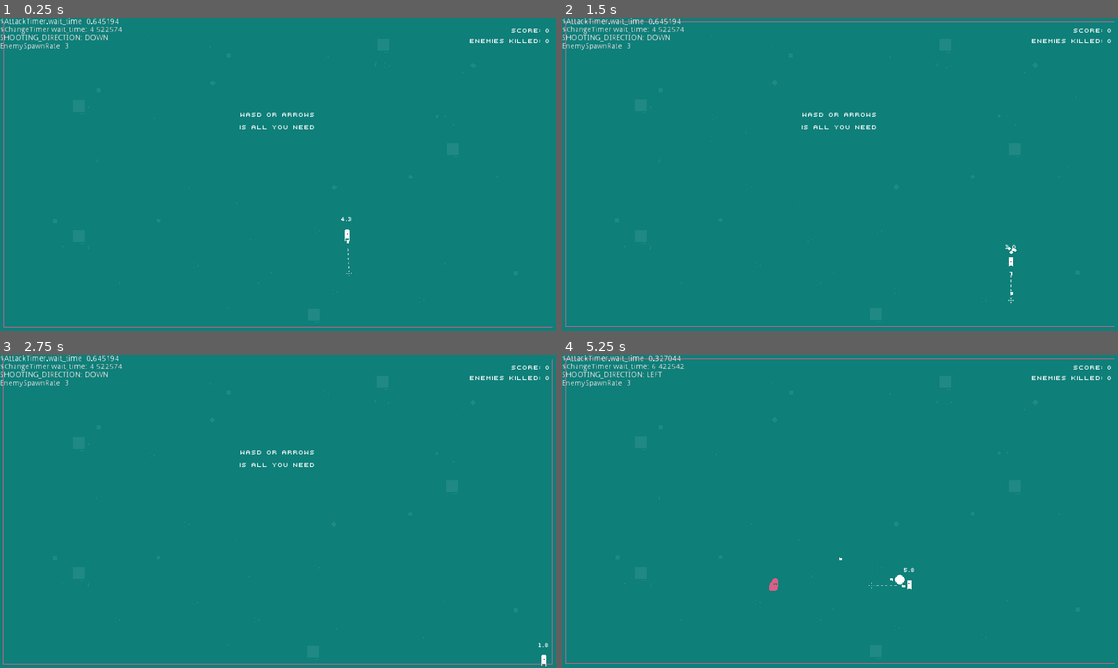
Above: before the commit, frames 1-4 (two rows, left to right).
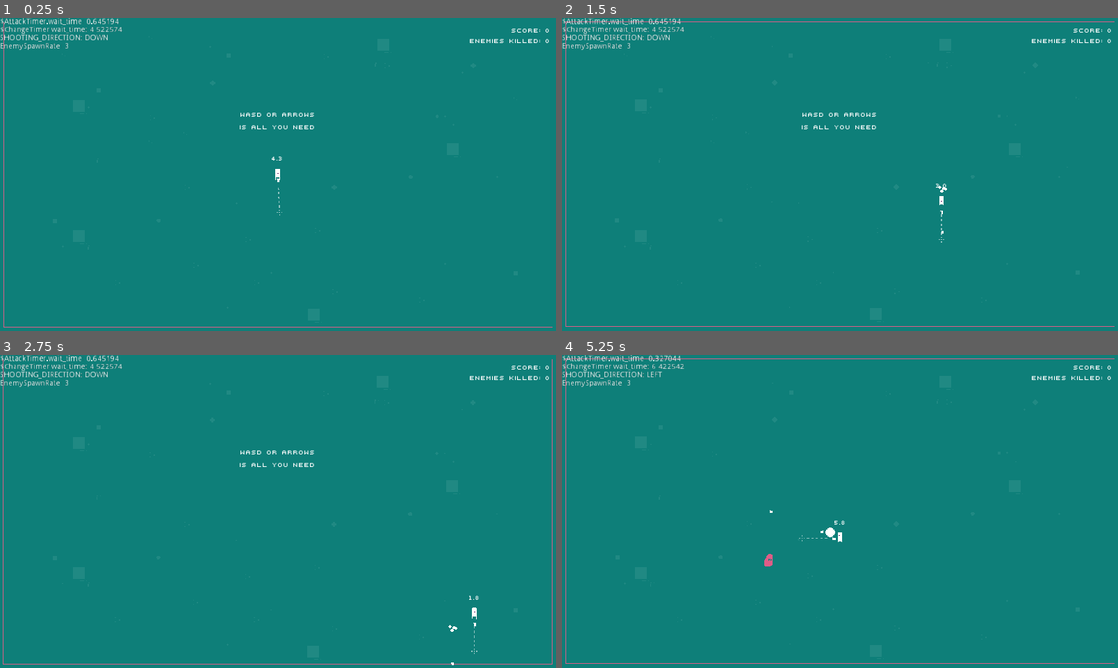
Above: after the commit, the same moments.

Repository: skarnl/gmtk-game-jam
Game: Godot game, scene res://screens/game/game.tscn
Same seed, same stepped clock (60 frames per second), same inputs: the game is played once before the commit and once after it. This scene is started directly instead of the project's main scene. Sound files missing from this copy of the repository are replaced by a short silence.
Inputs (mouse positions are in pixels of both pictures, inside the frame that each line leads up to):
- Up to frame 1 (0.25 s): no input
- Up to frame 2 (1.5 s): tap Enter at 0.5 s; move the mouse to (962, 158) at 0.52 s; hold Right (ui_right) 0.53-1.28 s; click (962, 158) at 0.67 s; move the mouse to (728, 190) at 1.27 s; hold Down (ui_down) from 1.28 s (still down)
- Up to frame 3 (2.75 s): move the mouse to (333, 442) at 2.02 s; release Down (ui_down) at 2.03 s; hold Right (ui_right) from 2.03 s (still down)
- Up to frame 4 (5.25 s): move the mouse to (812, 574) at 2.77 s; release Right (ui_right) at 2.78 s; hold Up (ui_up) 2.78-3.53 s; click (812, 574) at 2.92 s; move the mouse to (1006, 558) at 3.52 s; hold Left (ui_left) 3.53-5.03 s; move the mouse to (673, 464) at 4.27 s; move the mouse to (867, 511) at 5.02 s; hold Down (ui_down) from 5.03 s (still down); click (867, 511) at 5.17 s

The runs differ from the first frame. In frame 1, 0.1% of the frame differs, in the area x 48-64%, y 44-83%; in frame 2, 0.1%; in frame 3, 0.1%; in frame 4, 0.3%, in the area x 36-64%, y 49-76%.

Commit message:
Fix initial player position

Diff:
--- a/screens/game/game.tscn
+++ b/screens/game/game.tscn
@@ -240,12 +240,14 @@
 stream = ExtResource( 7 )
 volume_db = -6.0
 
+[node name="explanation" parent="." instance=ExtResource( 9 )]
+
 [node name="HUD" parent="." instance=ExtResource( 3 )]
 pause_mode = 2
 
 [node name="Player" parent="." instance=ExtResource( 1 )]
 pause_mode = 1
-position = Vector2( 640, 400 )
+position = Vector2( 512, 288 )
 
 [node name="EnemyTimer" type="Timer" parent="."]
 pause_mode = 1
@@ -257,5 +259,3 @@
 position = Vector2( 512, 288 )
 current = true
 script = ExtResource( 5 )
-
-[node name="explanation" parent="." instance=ExtResource( 9 )]
